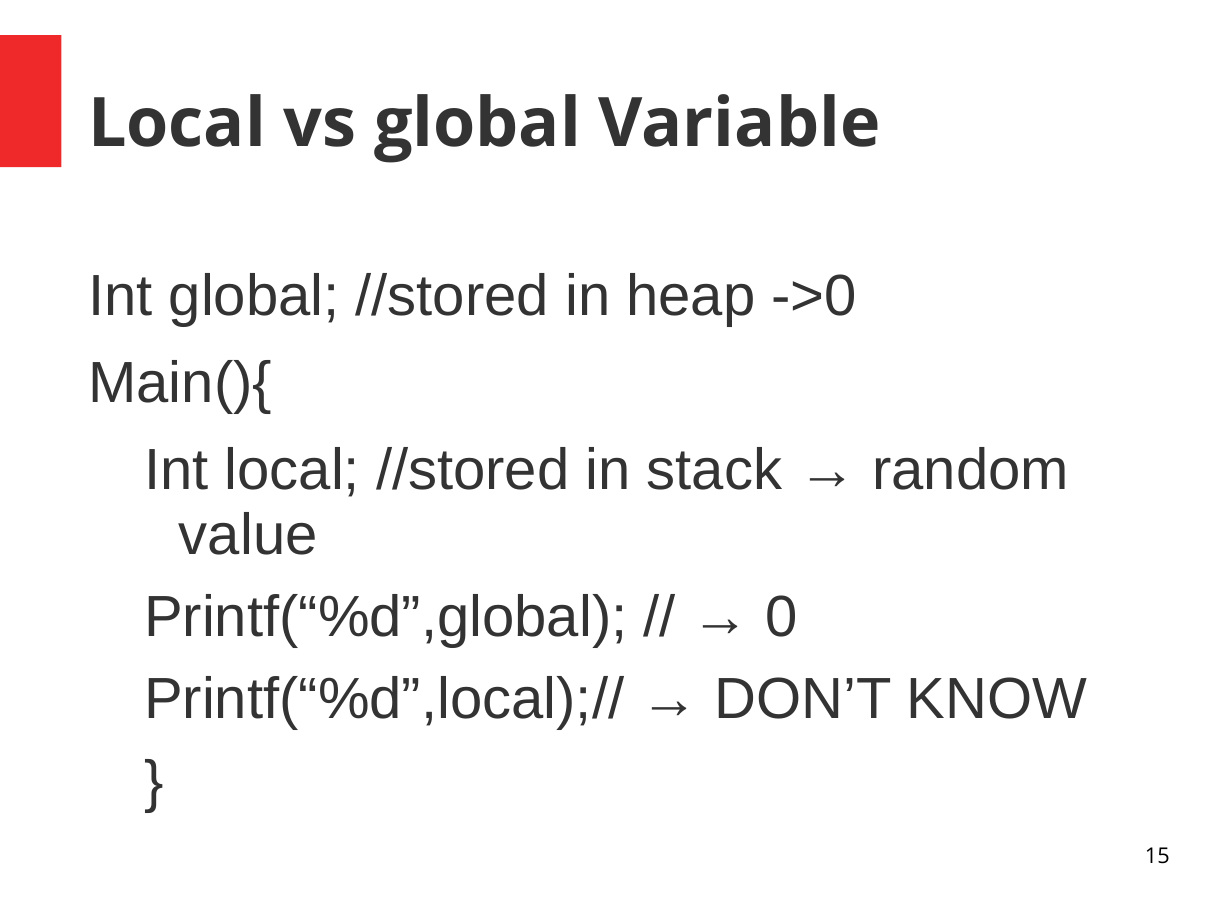
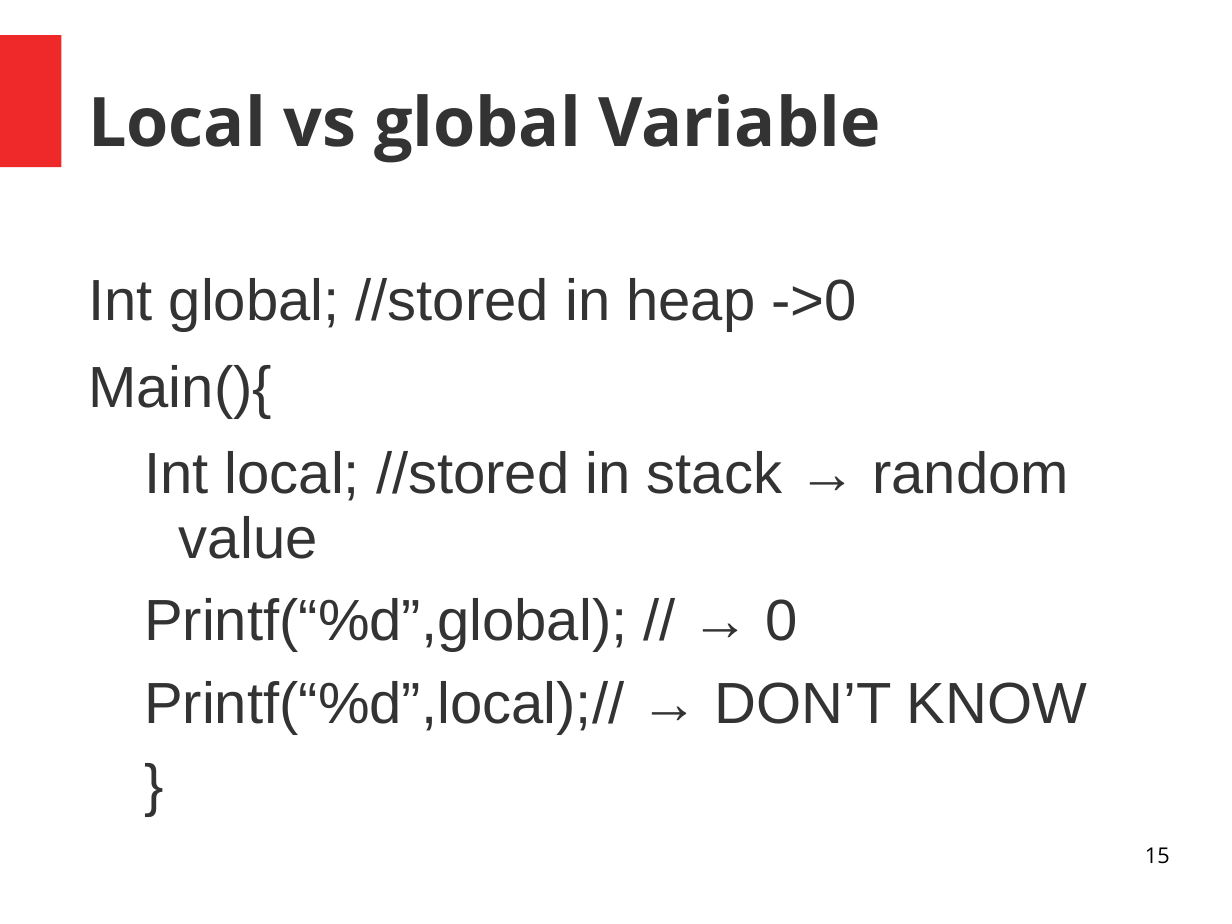
Before and after one commit to FelixDahmenFPT/ExampleForCLab, a slide deck: slide 15 of Code Format.ppt. Drawn at 1232x924 pixels with LibreOffice and Linux fonts; fonts in the diff are those of the drawing. Boxes give left, top, right and bottom in pixels: in the first picture for what was removed or moved away, otherwise in the second. Text is boxed around its words. In the diff, an @@ line names an element or a change of style, - is before the commit and + after.

```diff
--- a/Code Format.ppt
+++ b/Code Format.ppt
@@ text "Int global; //stored in heap ...": place and size @@
-text "Int global; //stored in heap ..." at [88,273,1087,729]
+text "Int global; //stored in heap ..." at [88,278,1087,734]
```
Also in this commit, not shown: 1 other file.
